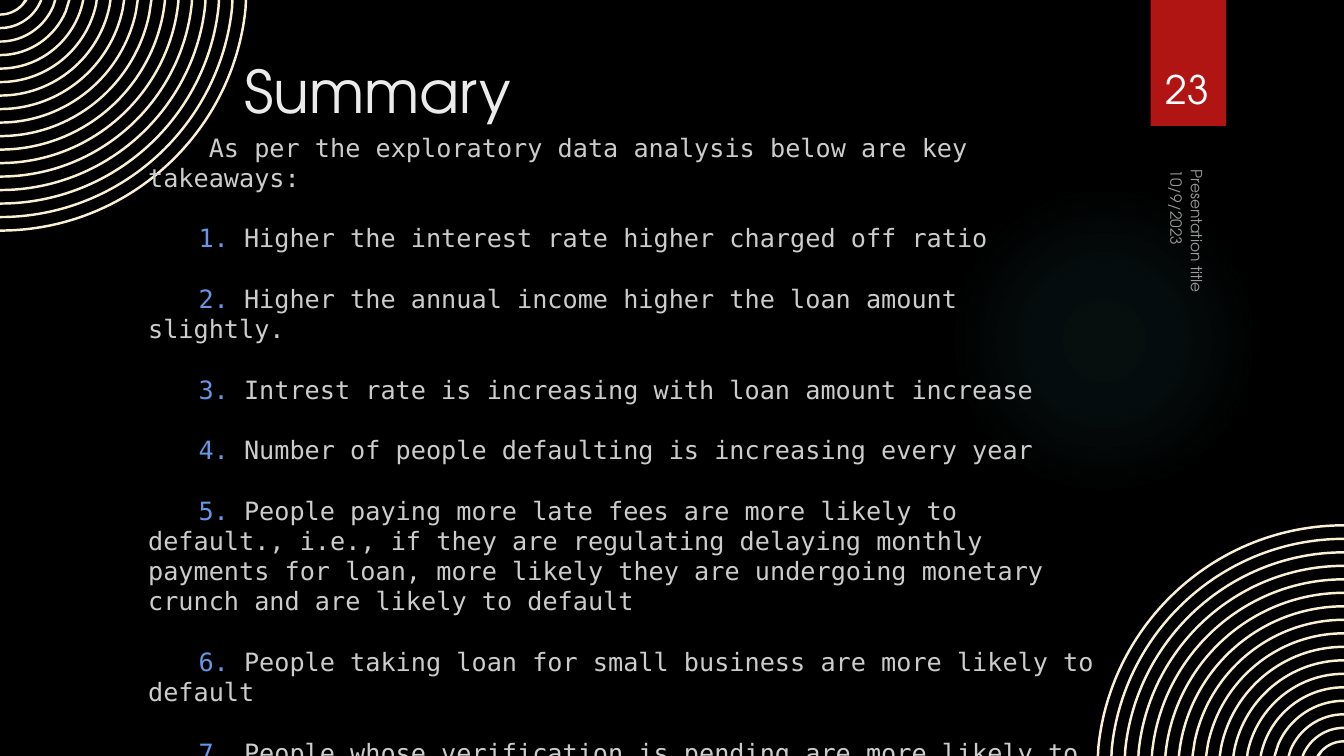
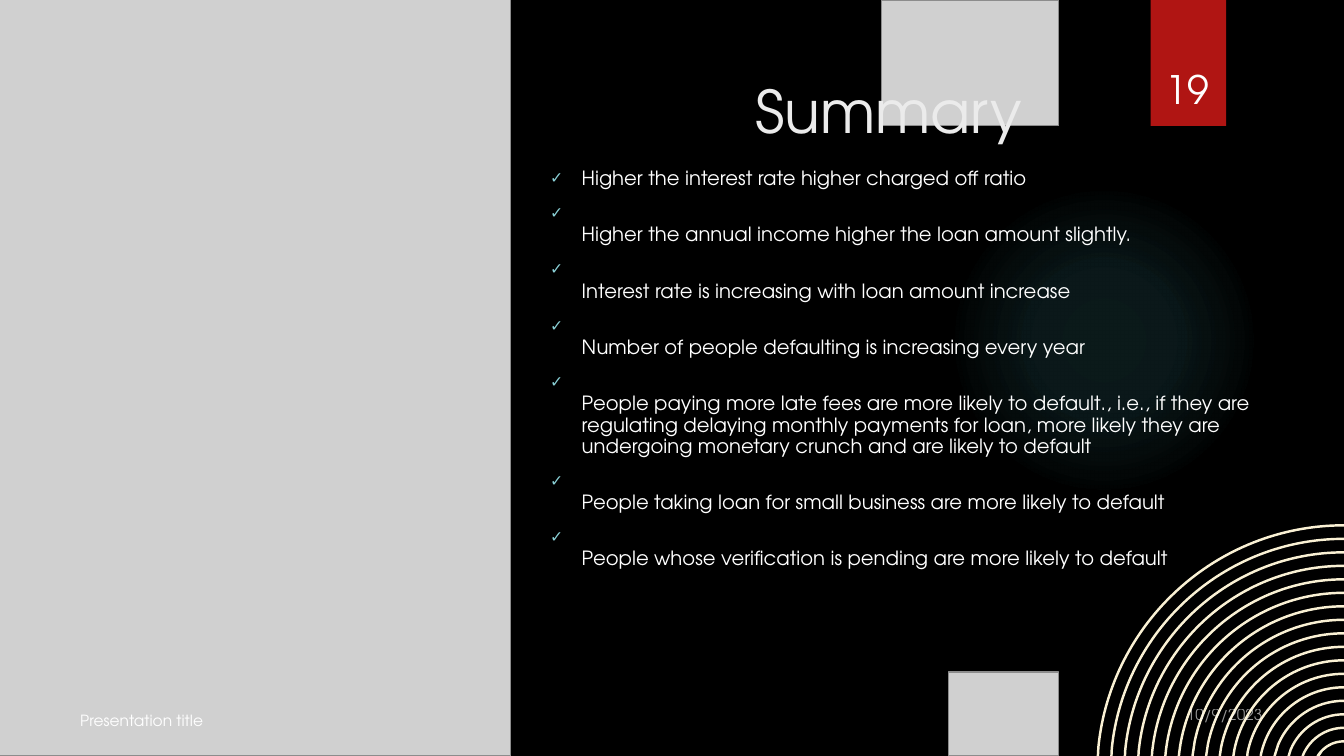
Before and after one commit to asthaa29/lendingcasestudy, a slide deck: slide 19 of EDA Case Study.pptx (slide 23 before the commit). Drawn at 1344x756 pixels with LibreOffice and Linux fonts; fonts in the diff are those of the drawing; grey boxes stand for pictures; background and template pictures are left out. Boxes give left, top, right and bottom in pixels: in the first picture for what was removed or moved away, otherwise in the second. Text is boxed around its words. In the diff, an @@ line names an element or a change of style, - is before the commit and + after.

Commit message:
Updated PPT

```diff
--- a/EDA Case Study.pptx
+++ b/EDA Case Study.pptx
@@ picture added at (x1=0, y1=0, x2=511, y2=756) @@
@@ picture added at (x1=882, y1=0, x2=1059, y2=126) @@
@@ rectangle removed at (x1=1150, y1=0, x2=1226, y2=126) @@
@@ rectangle added at (x1=1150, y1=0, x2=1226, y2=126), fill #B01513 @@
@@ title "Summary" moved from (x1=244, y1=68, x2=510, y2=140) to (x1=755, y1=72, x2=1021, y2=145) @@
@@ page number at (x1=1166, y1=74, x2=1209, y2=104): text changed @@
-23
+19
@@ text at (x1=582, y1=170, x2=1249, y2=570): text changed; size 18 to 14 pt; font DejaVu Sans Mono to TeX Gyre Adventor; text colour #CCCCCC to #FFFFFF @@
-As per the exploratory data analysis below are key takeaways:
-1. Higher the interest rate higher charged off ratio
-2. Higher the annual income higher the loan amount slightly.
-3. Intrest rate is increasing with loan amount increase
-4. Number of people defaulting is increasing every year
-5. People paying more late fees are more likely to default., i.e., if they are regulating delaying monthly payments for loan, more likely they are undergoing monetary crunch and are likely to default
-6. People taking loan for small business are more likely to default
-7. People whose verification is pending are more likely to default
+✓ Higher the interest rate higher charged off ratio
+✓ Higher the annual income higher the loan amount slightly.
+✓ Interest rate is increasing with loan amount increase
+✓ Number of people defaulting is increasing every year
+✓ People paying more late fees are more likely to default., i.e., if they are regulating delaying monthly payments for loan, more likely they are undergoing monetary crunch and are likely to default
+✓ People taking loan for small business are more likely to default
+✓ People whose verification is pending are more likely to default
@@ ellipse added at (x1=949, y1=185, x2=1259, y2=495), fill gradient #50B9C1 @@
@@ picture added at (x1=0, y1=294, x2=445, y2=756) @@
@@ picture added at (x1=0, y1=319, x2=167, y2=580) @@
@@ picture added at (x1=949, y1=673, x2=1059, y2=756) @@
@@ text "Presentation title" moved from (x1=1183, y1=179, x2=1209, y2=291) to (x1=80, y1=715, x2=203, y2=726) @@
@@ text "Presentation title" at (x1=80, y1=715, x2=203, y2=726): text colour #FFFFFF at 60% opacity to #FFFFFF; more space between paragraphs; rotation 90 to 0 degrees @@
@@ text "10/9/2023" moved from (x1=1163, y1=178, x2=1189, y2=244) to (x1=1187, y1=704, x2=1263, y2=728) @@
@@ text "10/9/2023" at (x1=1187, y1=704, x2=1263, y2=728): alignment left to right; more space between paragraphs; rotation 90 to 0 degrees @@
```
Also in this commit, not shown: 11 other slides changed, 1 slide added, 5 slides removed.
